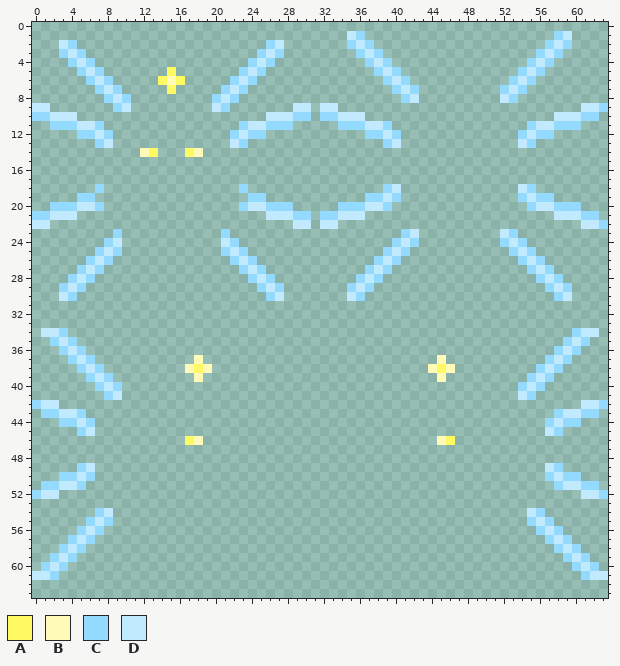
One commit to this pixel-art sprite: Resources/Textures/Vanilla/Mobs/Silicon/chassis.rsi/R2_Enabled.png. The picture above is the old version.
The file is 64x64 pixels.
Palette (. is transparent): A #fffa63  B #fffab7  C #94daff  D #c2eaff
Pixels before (only the part around the change), first column x 0:
 0 ................................................................
 1 ...................................DC.....................CD....
 2 ...DC.....................CD.......CDC...................CDC....
 3 ...CDC...................CDC........CDC.................CDC.....
 4 ....CDC.................CDC..........CDC...............CDC......
 5 .....CDC.......A.......CDC............CDC.............CDC.......
 6 ......CDC.....ABA.....CDC..............CDC...........CDC........
 7 .......CDC.....A.....CDC................CDC.........CDC.........
 8 ........CDC.........CDC..................CD.........DC..........
 9 DD.......CD.........DC.......DD.DD...........................DDC
10 CCDDD.....................DDDCC.CCDDD.....................DDDCC.
11 ..CCCDDC...............CDDCCC.....CCCDDC...............CDDCCC...
12 .....CCDC.............CDCC...........CCDC.............CDCC......
13 .......CD.............DC...............CD.............DC........
14 ............BA...AB.............................................
15 ................................................................
16 ................................................................
17 ................................................................
18 .......C...............C...............CD.............DC........
19 .....CC.................CC...........CCDC.............CDCC......
20 ..CCCDDC...............CDDCCC.....CCCDDC...............CDDCCC...
21 CCDDD.....................DDDCC.CCDDD.....................DDDCC.
22 DD...........................DD.DD...........................DDC
23 .........C...........C...................CD.........DC..........
24 ........CD...........DC.................CDC.........CDC.........
25 .......CDC...........CDC...............CDC...........CDC........
26 ......CDC.............CDC.............CDC.............CDC.......
27 .....CDC...............CDC...........CDC...............CDC......
28 ....CDC.................CDC.........CDC.................CDC.....
29 ...CDC...................CDC.......CDC...................CDC....
30 ...DC.....................CD.......DC.....................CD....
31 ................................................................
32 ................................................................
33 ................................................................
34 .DDC........................................................CDD.
35 ..CDC......................................................CDC..
36 ...CDC....................................................CDC...
37 ....CDC...........B..........................B...........CDC....
38 .....CDC.........BAB........................BAB.........CDC.....
39 ......CDC.........B..........................B.........CDC......
40 .......CDC............................................CDC.......
41 ........CD............................................DC........
42 CDD..........................................................DDC
43 .CCDDC....................................................CDDCC.
44 ...CCDC..................................................CDCC...
45 .....CD..................................................DC.....
46 .................AB..........................BA.................
47 ................................................................
48 ................................................................
49 .....CD..................................................DC.....
50 ...CCDC..................................................CDCC...
51 .CCDDC....................................................CDDCC.
52 CDD..........................................................DDC
53 ................................................................
54 .......CD..............................................DC.......
55 ......CDC..............................................CDC......
56 .....CDC................................................CDC.....
57 ....CDC..................................................CDC....
58 ...CDC....................................................CDC...
59 ..CDC......................................................CDC..
60 .CDC........................................................CDC.
61 DDC..........................................................CDD
62 ................................................................
63 ................................................................
After the commit:
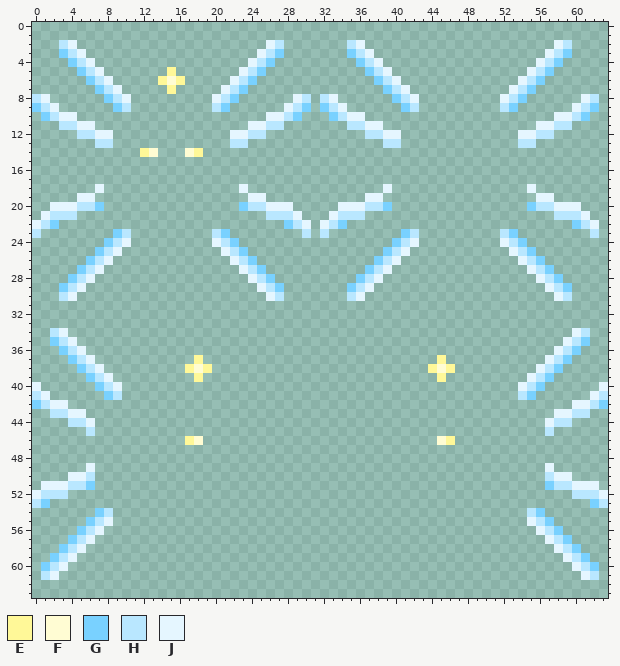
Colours new in this view: E #fff898  F #fffcd3  G #79d1ff  H #b9e7ff  J #e5f6ff
The exact change:
Changed rows in their new state; - is an unchanged pixel.
first column x 0:
 1 -----------------------------------..---------------------..----
 2 ---HJ---------------------JH-------HJ.-------------------.JH----
 3 ---GHJ-------------------JHG-------GHJ.-----------------.JHG----
 4 ----GHJ-----------------JHG---------GHJ.---------------.JHG-----
 5 -----GHJ-------E-------JHG-----------GHJ.-------------.JHG------
 6 ------GHJ-----EFE-----JHG-------------GHJ.-----------.JHG-------
 7 -------GHJ-----E-----JHG---------------GHJ.---------.JHG--------
 8 HJ------GHJ---------JHG------JH-HJ------GHJ---------JHG------JH-
 9 GHJ------GH---------HG------JHG-GHJ------GH---------HG------JHG.
10 .GHJJ---------------------JJHG.-.GHJJ---------------------JJHG.-
11 --.HHJJ.---------------.JJHH.-----.HHJJ.---------------.JJHH.---
12 -----HHJJ-------------JJHH-----------HHJJ-------------JJHH------
13 -------HH-------------HH---------------HH-------------HH--------
14 ------------EF---FE---------------------------------------------
first column x 0:
18 -------J---------------J---------------J.-------------.J--------
19 -----JJ-----------------JJ-----------JJ..-------------..JJ------
20 --JJJHHG---------------GHHJJJ-----JJJHHG---------------GHHJJJ---
21 .JHHH---------------------HHHJ.-.JHHH---------------------HHHJ.-
22 JHG-------------------------GHJ-JHG-------------------------GHJ.
23 H--------GH---------HG--------H-H--------GH---------HG--------H-
24 --------GHJ---------JHG-----------------GHJ---------JHG---------
25 -------GHJ-----------JHG---------------GHJ-----------JHG--------
26 ------GHJ-------------JHG-------------GHJ-------------JHG-------
27 -----GHJ---------------JHG-----------GHJ---------------JHG------
28 ----GHJ-----------------JHG---------GHJ-----------------JHG-----
29 ---GHJ-------------------JHG-------GHJ-------------------JHG----
30 ---HJ---------------------JH-------HJ---------------------JH----
first column x 0:
34 -.HJ--------------------------------------------------------JH.-
35 --GHJ------------------------------------------------------JHG--
36 ---GHJ----------------------------------------------------JHG---
37 ----GHJ-----------E--------------------------E-----------JHG----
38 -----GHJ---------EFE------------------------EFE---------JHG-----
39 ------GHJ---------E--------------------------E---------JHG------
40 J------GHJ--------------------------------------------JHG------J
41 HJ------GH--------------------------------------------HG------JH
42 GHJJ--------------------------------------------------------JJHG
43 -.HHJJ----------------------------------------------------JJHH.-
44 ---.HHJ--------------------------------------------------JHH.---
45 -----.H--------------------------------------------------H.-----
46 -----------------EF--------------------------FE-----------------
49 -----.J--------------------------------------------------J.-----
50 ---.JJH--------------------------------------------------HJJ.---
51 -JJJHHG--------------------------------------------------GHHJJJ-
52 JHHH--------------------------------------------------------HHHJ
53 HG------------------------------------------------------------GH
54 -------GH----------------------------------------------HG-------
55 ------GHJ----------------------------------------------JHG------
56 -----GHJ------------------------------------------------JHG-----
57 ----GHJ--------------------------------------------------JHG----
58 ---GHJ----------------------------------------------------JHG---
59 --GHJ------------------------------------------------------JHG--
60 -GHJ--------------------------------------------------------JHG-
61 .HJ----------------------------------------------------------JH.
